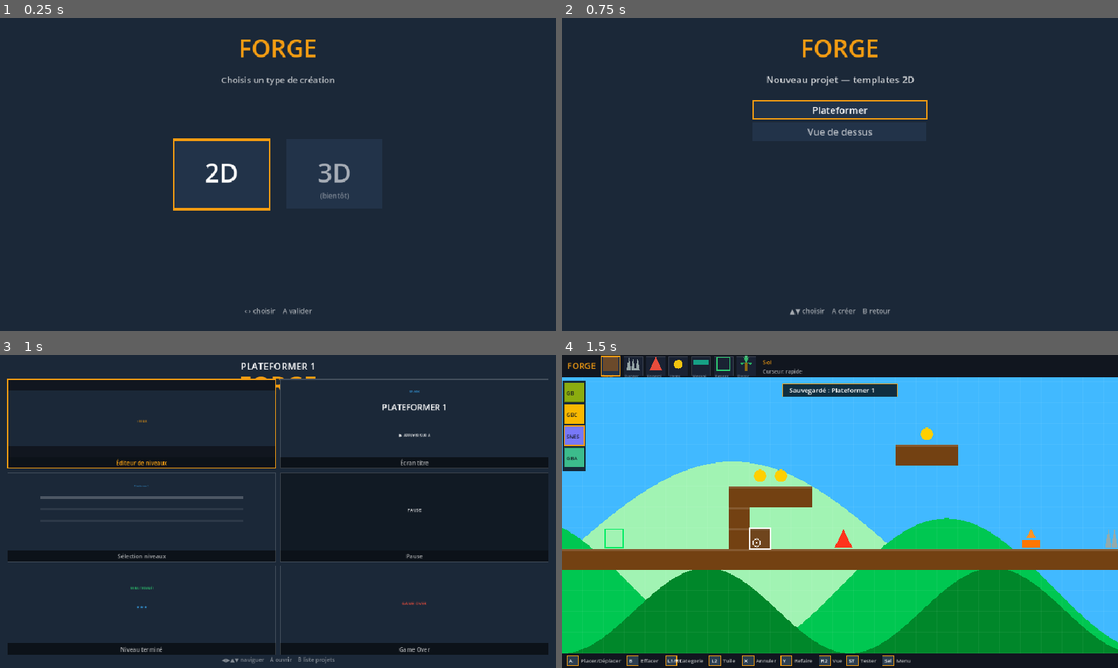
Above: before the commit, frames 1-4 (two rows, left to right).
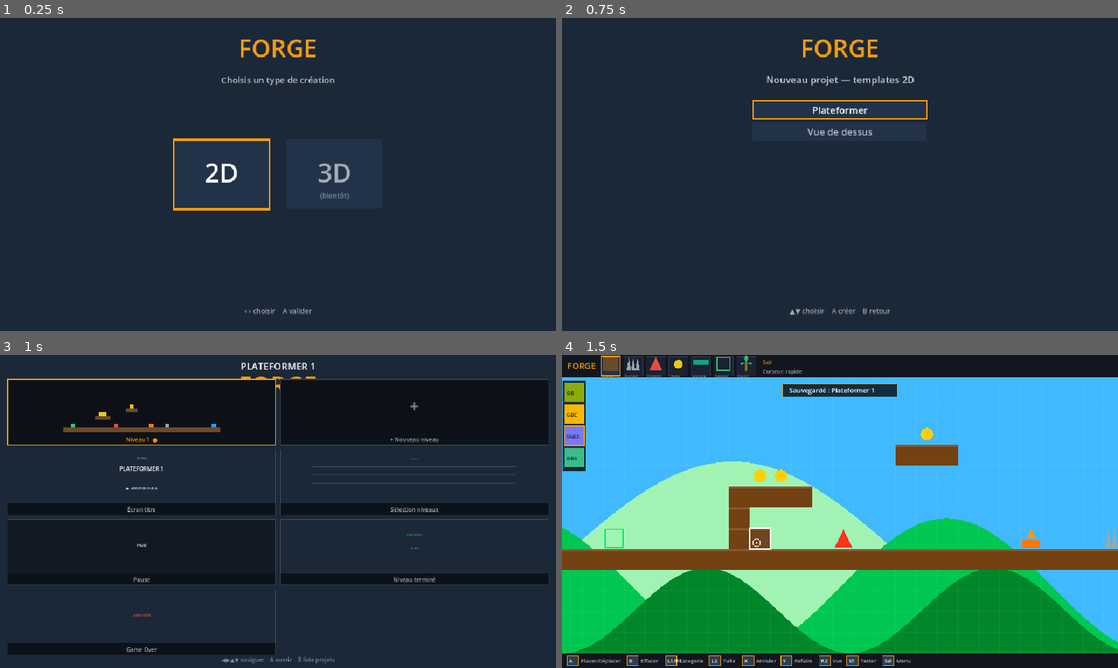
Above: after the commit, the same moments.

Repository: kilian-quittard/gaming-console-os
Game: Godot game, scene res://scenes/game/Forge.tscn
Same seed, same stepped clock (60 frames per second), same inputs: the game is played once before the commit and once after it.
Inputs (mouse positions are in pixels of both pictures, inside the frame that each line leads up to):
- Up to frame 1 (0.25 s): no input
- Up to frame 2 (0.75 s): tap Enter at 0.5, 0.6 s; move the mouse to (962, 158) at 0.52 s; hold Right from 0.53 s (still down); click (962, 158) at 0.67 s
- Up to frame 3 (1 s): keep holding Right; tap Space at 0.77 s; tap E at 0.8 s
- Up to frame 4 (1.5 s): tap Space at 1.07 s; release Right at 1.25 s; drag from (728, 527) to (812, 574) at 1.27 s

Frames 1-2 are identical in both runs. In frame 3, 35% of the frame differs, in the area x 1-99%, y 7-96%; in frame 4, nothing differs.

Commit message:
feat(forge): levels as project-dash cards with minimap previews
The project dash now shows one card per LEVEL (live minimap preview: each
tile drawn as a coloured pixel, current level marked ●) plus a '+ Nouveau
niveau' card, followed by the game-screen cards (title/select/pause/...).
Selecting a level card switches to it and opens the editor. Grid layout
adapts to the number of cards. Menu cycle/new/delete entries kept.

Co-Authored-By: Claude Opus 4.8 <noreply@anthropic.com>

Diff:
--- a/forge/scripts/common/forge/ForgeApp.gd
+++ b/forge/scripts/common/forge/ForgeApp.gd
@@ -436,8 +436,21 @@
 		tmpl.start_play(tmpl.last_from_cursor)
 
 
+# cartes du dash : un NIVEAU par carte + "+ Nouveau" + les écrans de jeu
+func _dash_entries() -> Array:
+	var out := []
+	for id in level_ids():
+		out.append({"label": "Niveau %s" % id, "key": "level", "id": id})
+	out.append({"label": "+ Nouveau niveau", "key": "newlevel"})
+	for i in range(1, DASH_KEYS.size()):
+		out.append({"label": DASH_ITEMS[i], "key": DASH_KEYS[i]})
+	return out
+
+
 func _gamedash_input(e: InputEvent) -> void:
-	var n := DASH_ITEMS.size()
+	var entries := _dash_entries()
+	var n := entries.size()
+	dash_sel = clampi(dash_sel, 0, n - 1)
 	if _press(e, [KEY_RIGHT], [JOY_BUTTON_DPAD_RIGHT]):
 		if dash_sel % 2 == 0 and dash_sel + 1 < n: dash_sel += 1; queue_redraw()
 	elif _press(e, [KEY_LEFT], [JOY_BUTTON_DPAD_LEFT]):
@@ -449,12 +462,17 @@
 	elif _press(e, [KEY_ESCAPE, KEY_BACKSPACE], [JOY_BUTTON_B]):
 		states.change_state("ListState")
 	elif _press(e, [KEY_SPACE, KEY_ENTER], [JOY_BUTTON_A]):
-		var key: String = DASH_KEYS[dash_sel]
-		if key == "editor":
-			states.change_state("EditorState")
-		else:
-			edit_screen_key = key; edit_prop_sel = 0; text_edit_mode = false
-			states.change_state("ScreenEditState")
+		var ent: Dictionary = entries[dash_sel]
+		match str(ent["key"]):
+			"level":
+				_switch_level(str(ent["id"]))
+				states.change_state("EditorState")
+			"newlevel":
+				_add_level()
+				states.change_state("EditorState")
+			_:
+				edit_screen_key = str(ent["key"]); edit_prop_sel = 0; text_edit_mode = false
+				states.change_state("ScreenEditState")
 
 
 func _cur_screen() -> Dictionary:
@@ -1983,24 +2001,53 @@
 	_shell_bg(vp)
 	var f := ThemeDB.fallback_font
 	_ctext(f, vp.x * 0.5, 34, cur_project.to_upper(), Color.WHITE, 22)
+	var entries := _dash_entries()
 	var pad := 18.0; var gap_x := 12.0; var gap_y := 10.0
 	var card_w := (vp.x - 2.0 * pad - gap_x) * 0.5
 	var label_h := 26.0
-	var card_h := (vp.y - 56.0 - 30.0 - 2.0 * gap_y) / 3.0
+	var rows_n: int = maxi(1, int(ceil(entries.size() / 2.0)))
+	var card_h := (vp.y - 56.0 - 30.0 - float(rows_n - 1) * gap_y) / float(rows_n)
 	var prev_h := card_h - label_h
-	for i in DASH_ITEMS.size():
+	for i in entries.size():
+		var ent: Dictionary = entries[i]
 		var ci := i % 2; var ri := i / 2
 		var x := pad + ci * (card_w + gap_x)
 		var y := 56.0 + ri * (card_h + gap_y)
 		var sel_i := i == dash_sel
 		var pr := Rect2(x, y, card_w, prev_h)
-		var key_i: String = DASH_KEYS[i]
-		_draw_screen_preview(pr, key_i)
+		match str(ent["key"]):
+			"level":
+				_draw_level_preview(pr, str(ent["id"]))
+			"newlevel":
+				draw_rect(pr, Color("0d1117"))
+				_ctext(f, pr.position.x + pr.size.x * 0.5, pr.position.y + pr.size.y * 0.6, "+", Color(1, 1, 1, 0.5), 38)
+			_:
+				_draw_screen_preview(pr, str(ent["key"]))
 		draw_rect(Rect2(x, y + prev_h, card_w, label_h), Color(0, 0, 0, 0.55))
 		var lcol := UI_ACCENT if sel_i else Color(1, 1, 1, 0.65)
-		_ctext(f, x + card_w * 0.5, y + prev_h + label_h * 0.72, DASH_ITEMS[i], lcol, 13)
+		var lbl: String = str(ent["label"]) + ("  ●" if str(ent.get("id", "")) == cur_level and str(ent["key"]) == "level" else "")
+		_ctext(f, x + card_w * 0.5, y + prev_h + label_h * 0.72, lbl, lcol, 13)
 		draw_rect(Rect2(x, y, card_w, card_h), UI_ACCENT if sel_i else Color(1, 1, 1, 0.18), false, 3.0 if sel_i else 1.0)
 	_ctext(f, vp.x * 0.5, vp.y - 14, "◀▶▲▼ naviguer    A ouvrir    B liste projets", Color(1, 1, 1, 0.45), 13)
+
+
+# mini-aperçu d'un niveau (carte du dash) : chaque tuile = un pixel coloré
+func _draw_level_preview(r: Rect2, id: String) -> void:
+	draw_rect(r, Color("0d1117"))
+	var L: Dictionary = _level_pack() if id == cur_level else levels.get(id, {})
+	var tiles: Dictionary = L.get("tiles", {})
+	if tiles.is_empty():
+		_ctext(ThemeDB.fallback_font, r.position.x + r.size.x * 0.5, r.position.y + r.size.y * 0.55, "(vide)", Color(1, 1, 1, 0.3), 12)
+		return
+	var mx := 16; var my := 10
+	for k in tiles:
+		mx = maxi(mx, k.x + 1); my = maxi(my, k.y + 1)
+	var sc: float = minf((r.size.x - 8.0) / float(mx), (r.size.y - 8.0) / float(my))
+	var ox: float = r.position.x + (r.size.x - mx * sc) * 0.5
+	var oy: float = r.position.y + (r.size.y - my * sc) * 0.5
+	for k in tiles:
+		var col: Color = tmpl.COLORS.get(tiles[k], Color.GRAY)
+		draw_rect(Rect2(ox + k.x * sc, oy + k.y * sc, maxf(sc, 1.5), maxf(sc, 1.5)), col)
 
 
 # ============================================================= SCREENEDIT
